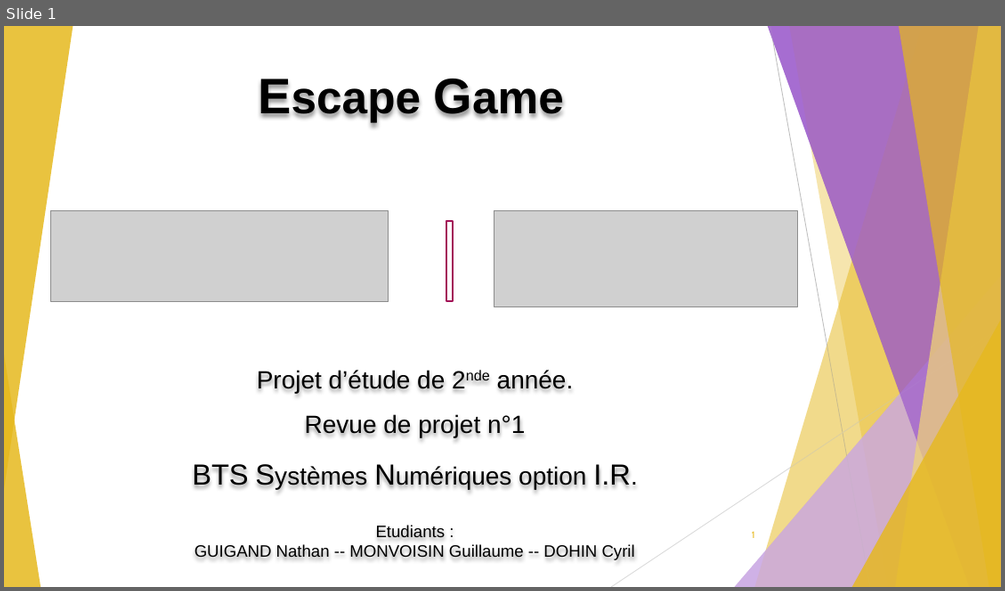
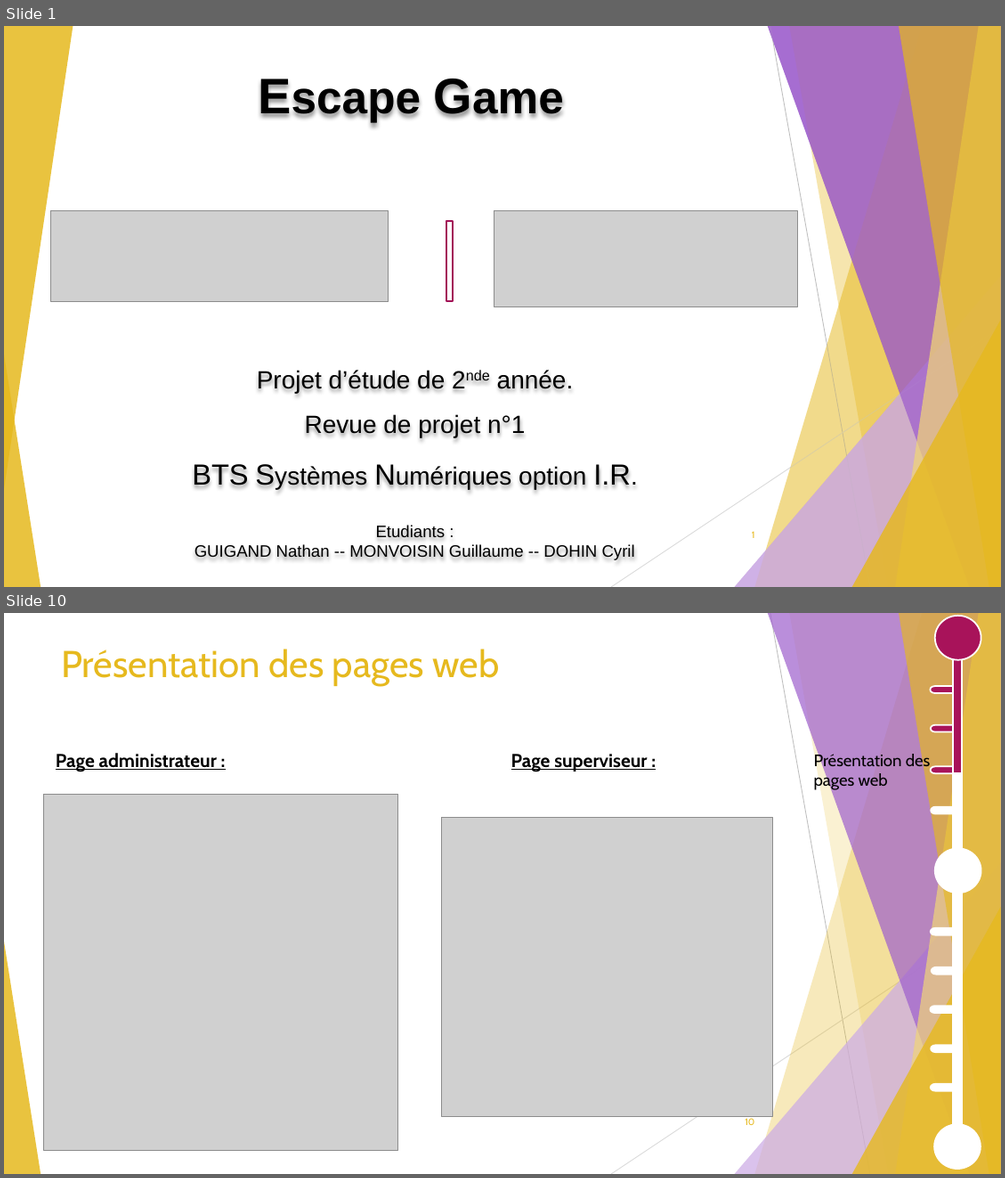
Before and after one commit to GuiguiMvn/Systeme-Escape-Game-Telethon, a slide deck: Cyril/Diapositives/Projet Théléton REVUE 2.pptx. Shown one above the other, each under a label of ours: slide 1 before the commit, slides 1 and 10 after it; the slides between them are not shown. The pictures are 1005x591 and 1005x1178 pixels, drawn with LibreOffice and Linux fonts; fonts in the diff are those of the drawing; grey boxes stand for pictures. Boxes give left, top, right and bottom in pixels: in the first picture for what was removed or moved away, otherwise in the second. Text is boxed around its words. In the diff, an @@ line names an element or a change of style, - is before the commit and + after.

```diff
--- a/Cyril/Diapositives/Projet Théléton REVUE 2.pptx
+++ b/Cyril/Diapositives/Projet Théléton REVUE 2.pptx
@@ slide 10 added at box(4, 613, 1001, 1174), background #FFFFFF; not listed: 7 template elements that a slide beside it also shows @@
@@ line added from (770, 613) to (870, 1174), #BFBFBF 0.75 pt @@
@@ ellipse added at box(935, 616, 981, 659), fill #A8135A, outline #FFFFFF 1.5 pt @@
@@ rectangle added at box(953, 627, 961, 1138), fill #FFFFFF, outline #FFFFFF 1.5 pt @@
@@ title added at box(61, 649, 500, 686), 36 pt, text #E6B91E @@
+Présentation des pages web
@@ rectangle added at box(953, 649, 961, 774), fill #A8135A, outline #FFFFFF 1.5 pt @@
@@ pill shape added at box(930, 686, 959, 693), fill #A8135A, outline #FFFFFF 1.5 pt @@
@@ rectangle added at box(953, 695, 961, 699), fill #A8135A, outline #FFFFFF 1.5 pt @@
@@ pill shape added at box(930, 725, 960, 732), fill #A8135A, outline #FFFFFF 1.5 pt @@
@@ text added at box(56, 753, 217, 772), 18 pt, text #000000, bold, underline @@
+Page administrateur :
@@ text added at box(511, 754, 647, 772), 18 pt, text #000000, bold, underline @@
+Page superviseur :
@@ text added at box(814, 752, 930, 791), 16 pt, text #000000 @@
+Présentation des pages web
@@ pill shape added at box(930, 766, 960, 773), fill #A8135A, outline #FFFFFF 1.5 pt @@
@@ picture added at box(44, 794, 397, 1150) @@
@@ picture added at box(442, 817, 773, 1116) @@
@@ pill shape added at box(930, 807, 960, 813), fill #FFFFFF, outline #FFFFFF 1.5 pt @@
@@ ellipse added at box(935, 849, 981, 892), fill #FFFFFF, outline #FFFFFF 1.5 pt @@
@@ line added from (1001, 915) to (611, 1174), #D9D9D9 0.75 pt @@
@@ pill shape added at box(930, 928, 960, 934), fill #FFFFFF, outline #FFFFFF 1.5 pt @@
@@ triangle added at box(4, 941, 40, 1174), fill #E6B91E at 85% opacity @@
@@ pill shape added at box(931, 967, 961, 974), fill #FFFFFF, outline #FFFFFF 1.5 pt @@
@@ pill shape added at box(930, 1005, 959, 1013), fill #FFFFFF, outline #FFFFFF 1.5 pt @@
@@ pill shape added at box(930, 1046, 960, 1052), fill #FFFFFF, outline #FFFFFF 1.5 pt @@
@@ pill shape added at box(930, 1084, 960, 1091), fill #FFFFFF, outline #FFFFFF 1.5 pt @@
@@ page number added at box(744, 1118, 754, 1125), 9 pt, text #E6B91E @@
+10
@@ ellipse added at box(934, 1125, 980, 1168), fill #FFFFFF, outline #FFFFFF 1.5 pt @@
```
Also in this commit, not shown: 20 slides changed, 2 other slides added, 1 slide removed, 1 other file.
